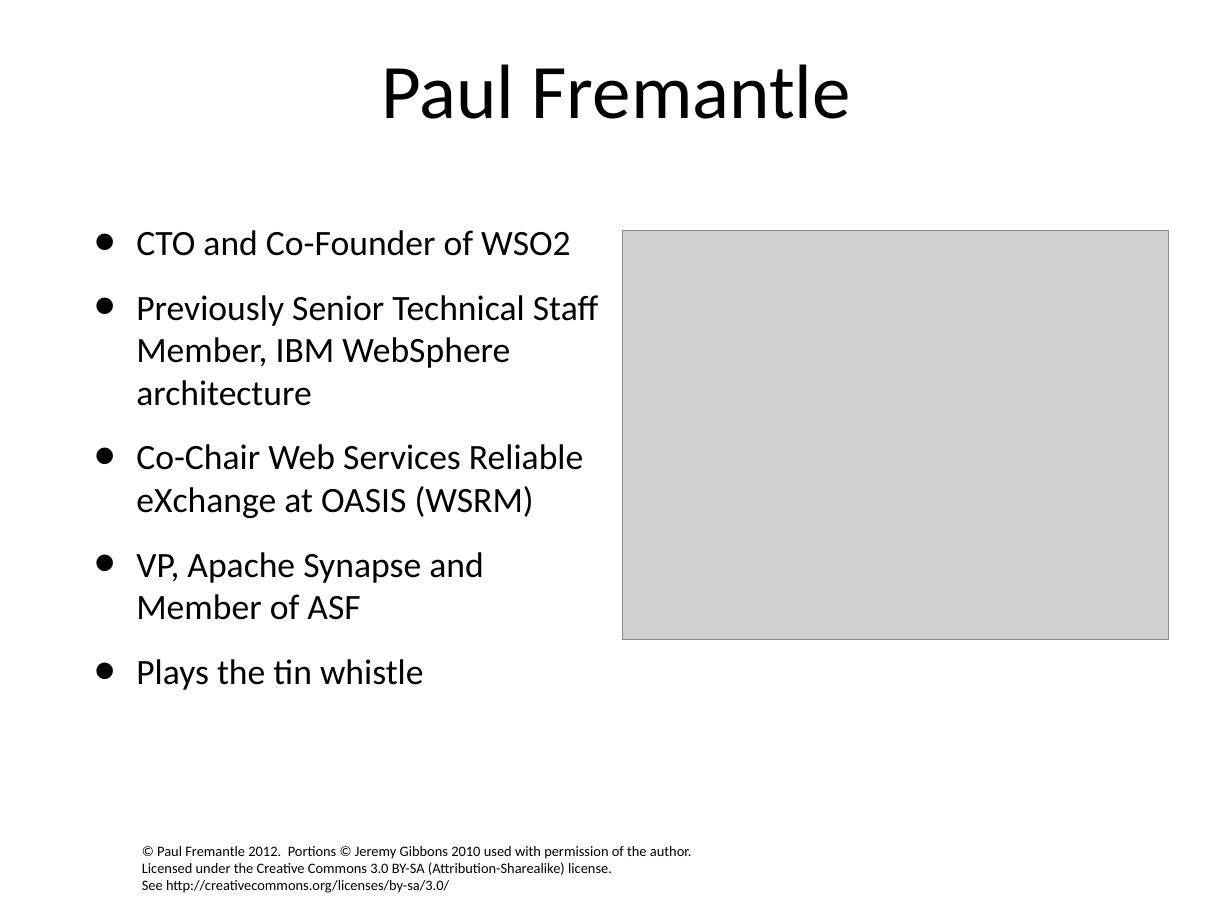
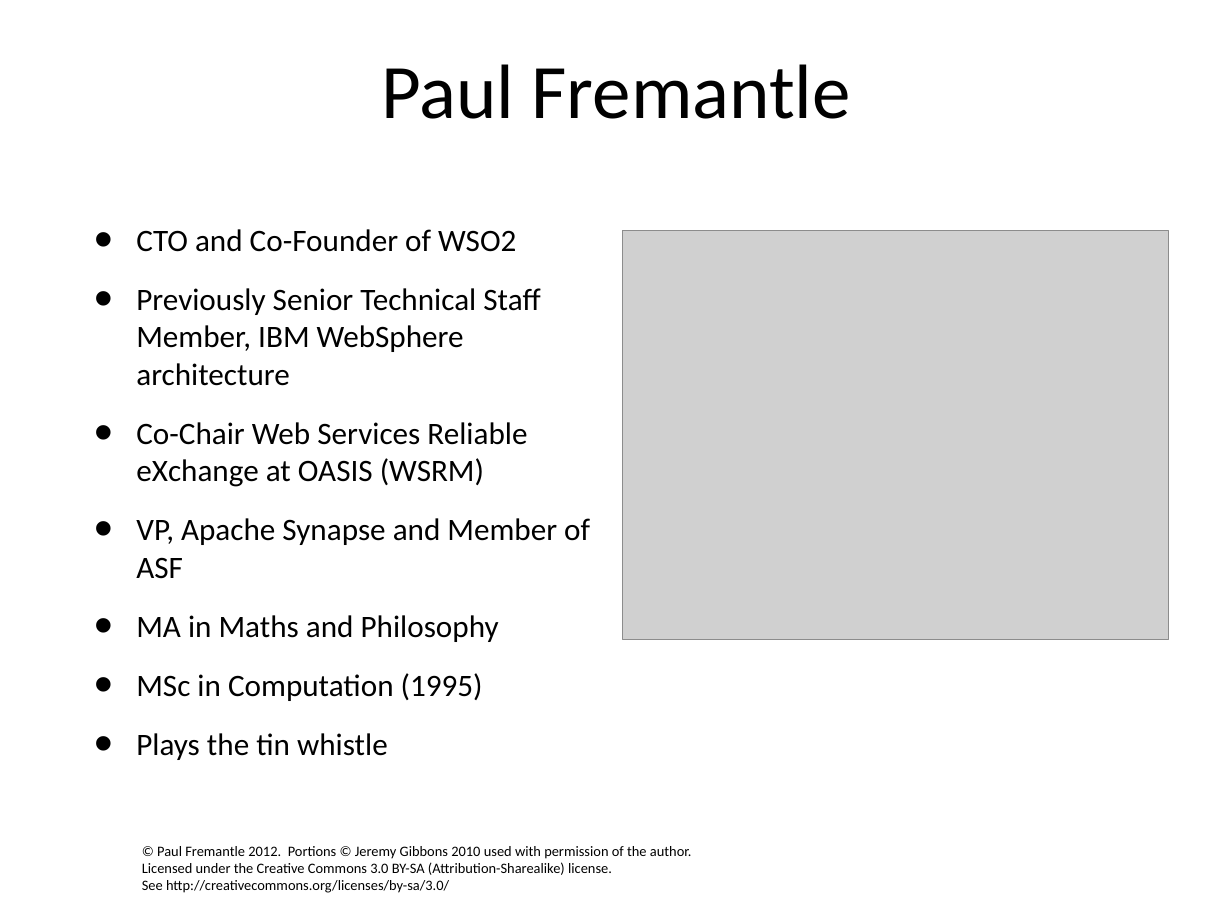
Before and after one commit to pzfreo/ox-soa-old, a slide deck: slide 10 of presentations/00-intro.ppt. Drawn at 1232x924 pixels with LibreOffice and Linux fonts; fonts in the diff are those of the drawing; grey boxes stand for pictures; background and template pictures are left out. Boxes give left, top, right and bottom in pixels: in the first picture for what was removed or moved away, otherwise in the second. Text is boxed around its words. In the diff, an @@ line names an element or a change of style, - is before the commit and + after.

```diff
--- a/presentations/00-intro.ppt
+++ b/presentations/00-intro.ppt
@@ text at bbox=[136, 229, 590, 760]: size 29.6 to 25.9 pt in "CTO and Co-Founder of WSO2", "Previously Senior Technical Staff Member, IBM WebSphere ...", "Co-Chair Web Services Reliable eXchange at OASIS ...", "VP, Apache Synapse and Member of ASF" and 1 more places @@
@@ text at bbox=[136, 615, 499, 701]: paragraphs added @@
+• MA in Maths and Philosophy
+• MSc in Computation (1995)
```
Also in this commit, not shown: 1 slide added, 2 other files.
